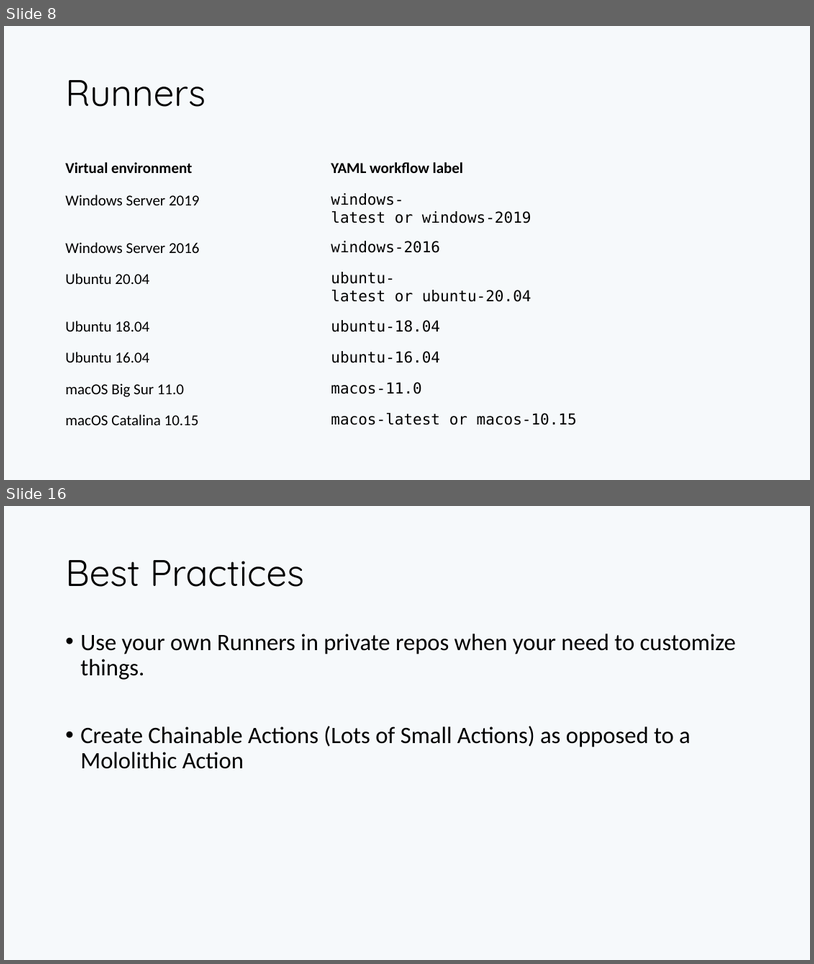
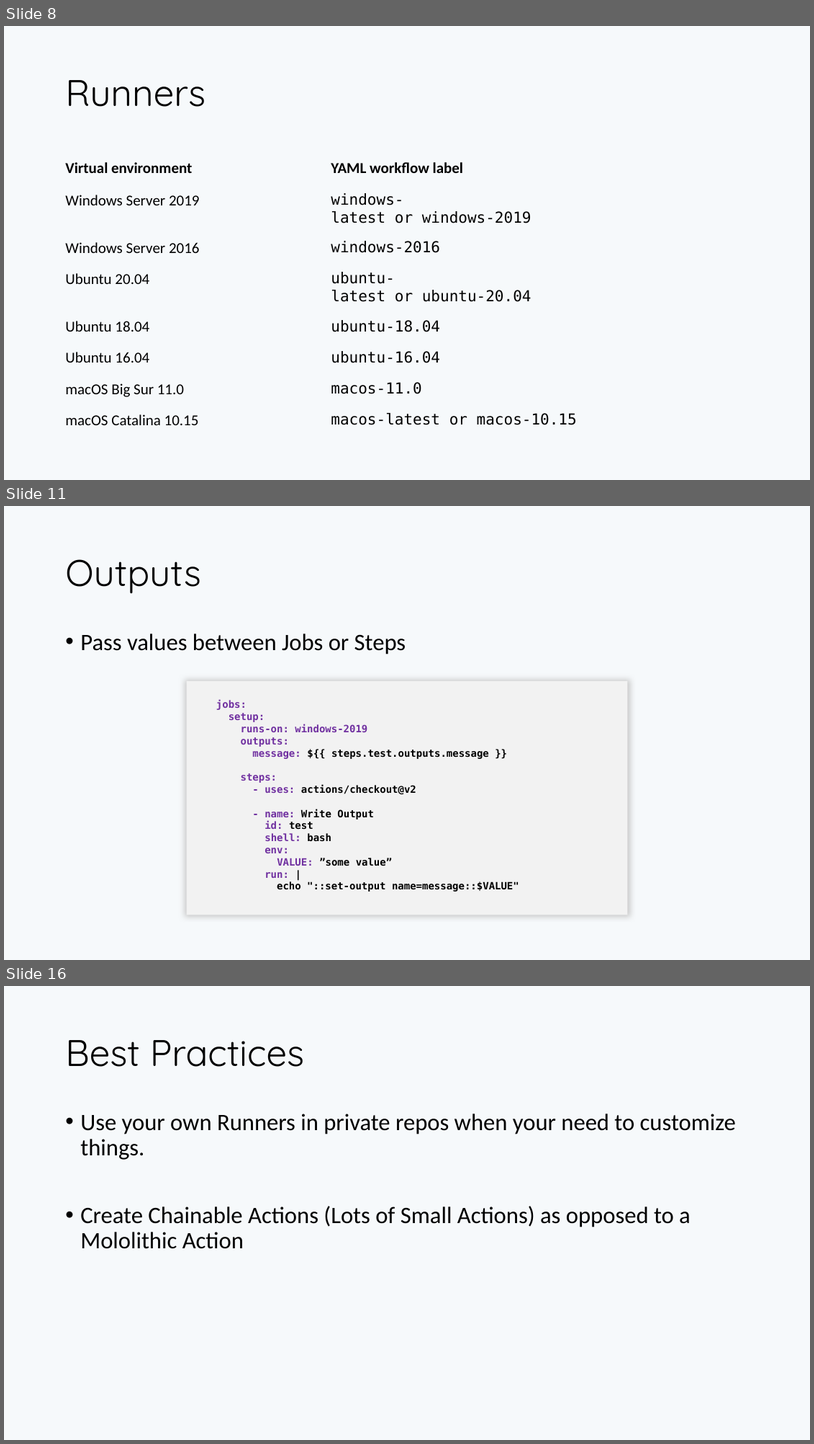
Before and after one commit to PaulRiviera/Demos, a slide deck: GitHub_Actions_101/Actions101.pptx. Shown one above the other, each under a label of ours: slides 8 and 16 before the commit, slides 8, 11 and 16 after it; the slides between them are not shown. The pictures are 814x964 and 814x1444 pixels, drawn with LibreOffice and Linux fonts; fonts in the diff are those of the drawing. Boxes give left, top, right and bottom in pixels: in the first picture for what was removed or moved away, otherwise in the second. Text is boxed around its words. In the diff, an @@ line names an element or a change of style, - is before the commit and + after.

```diff
--- a/GitHub_Actions_101/Actions101.pptx
+++ b/GitHub_Actions_101/Actions101.pptx
@@ slide 11 added at (4,506,810,960), background #F6F9FB @@
@@ title added at (65,559,201,594), 44 pt, text #000000 @@
+Outputs
@@ text added at (80,633,406,654), 28 pt, text #000000 @@
+• Pass values between Jobs or Steps
@@ rectangle added at (187,681,628,914), fill #F2F2F2 @@
@@ text added at (216,700,520,891), 12 pt, text #000000, bold @@
+jobs:
+setup:
+runs-on: windows-2019
+outputs:
+message: ${{ steps.test.outputs.message }}
+steps:
+- uses: actions/checkout@v2
+- name: Write Output
+id: test
+shell: bash
+env:
+VALUE: ”some value”
+run: |
+echo "::set-output name=message::$VALUE"
```
Also in this commit, not shown: 5 slides changed, 4 other slides added, 5 slides removed, 1 other file.
